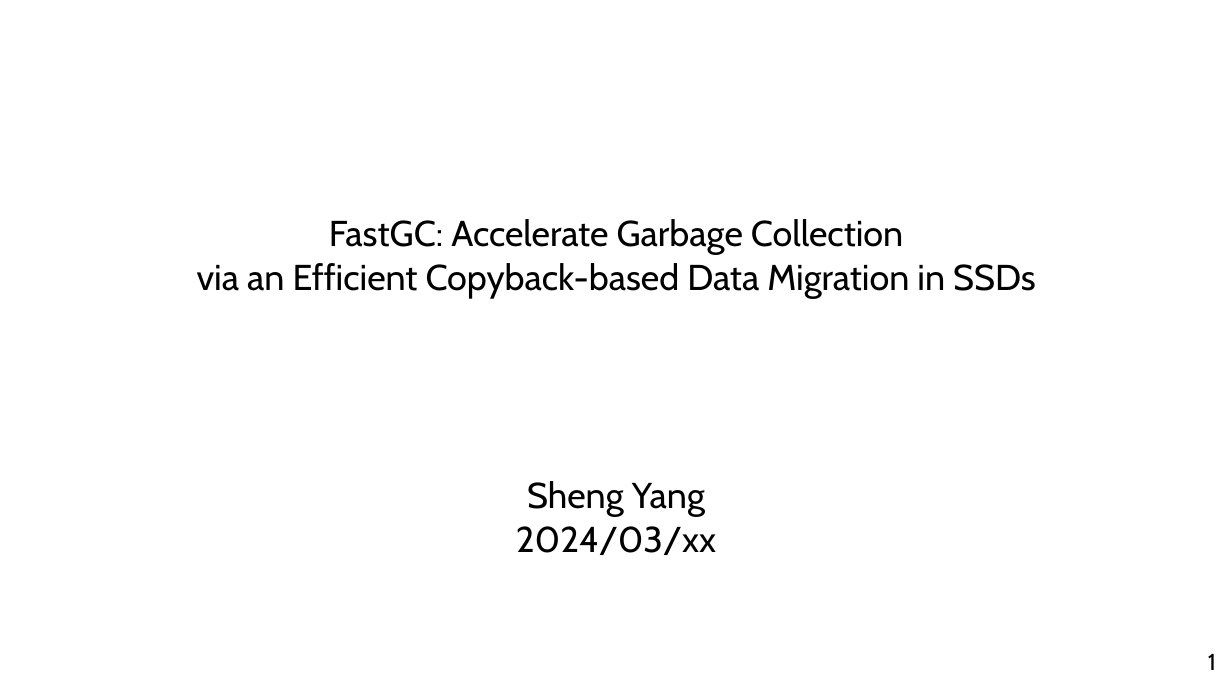
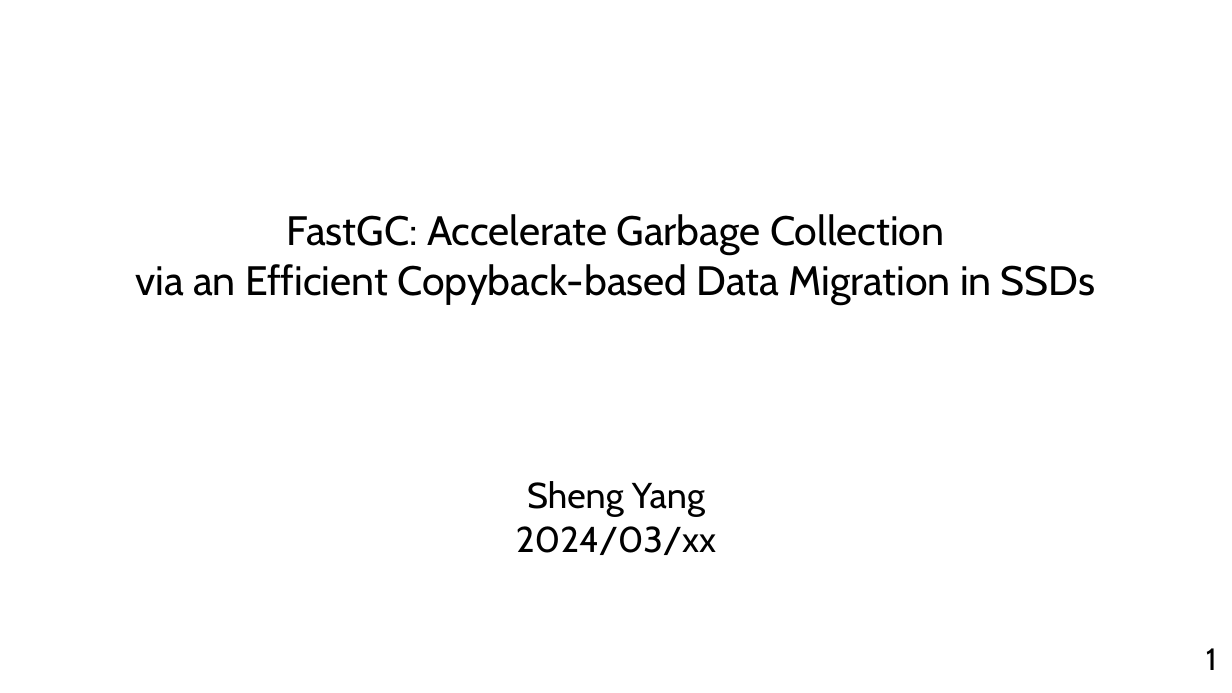
Before and after one commit to yousei-github/StudyNotes, a slide deck: slide 1 of temp/Presentation_Yang Sheng.pptx. Drawn at 1232x693 pixels with LibreOffice and Linux fonts; fonts in the diff are those of the drawing. Boxes give left, top, right and bottom in pixels: in the first picture for what was removed or moved away, otherwise in the second. Text is boxed around its words. In the diff, an @@ line names an element or a change of style, - is before the commit and + after.

```diff
--- a/temp/Presentation_Yang Sheng.pptx
+++ b/temp/Presentation_Yang Sheng.pptx
@@ title "FastGC: Accelerate Garbage Collection via ..." at (135,214,1096,305): size 28 to 32 pt @@
@@ page number at (1206,648,1217,670): size 18 to 24 pt @@
```
Also in this commit, not shown: 2 other slides changed, 18 slides added, 4 slides removed.
